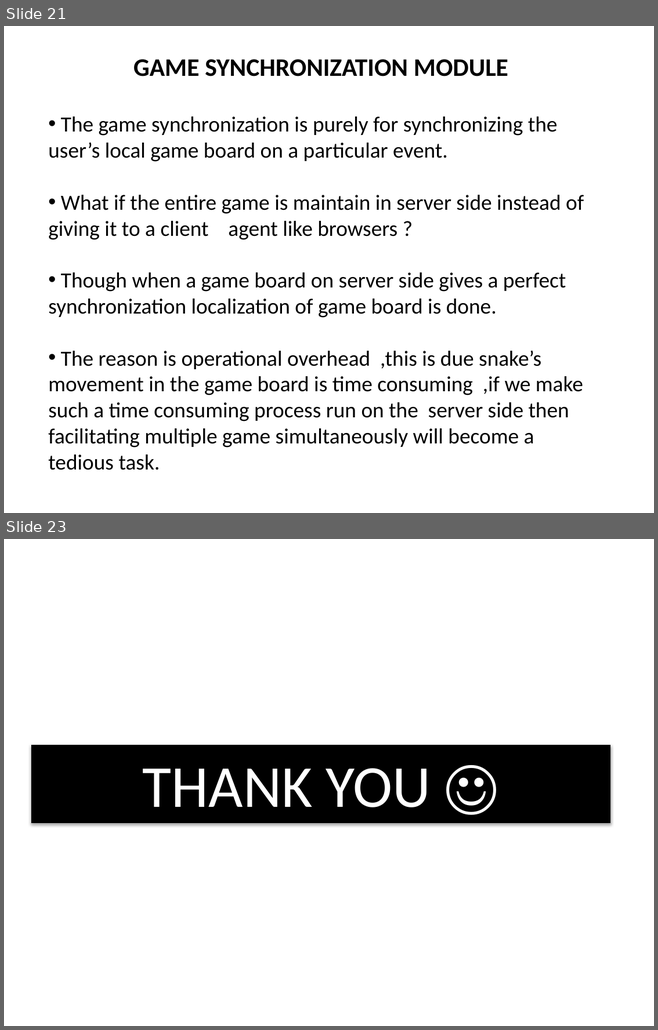
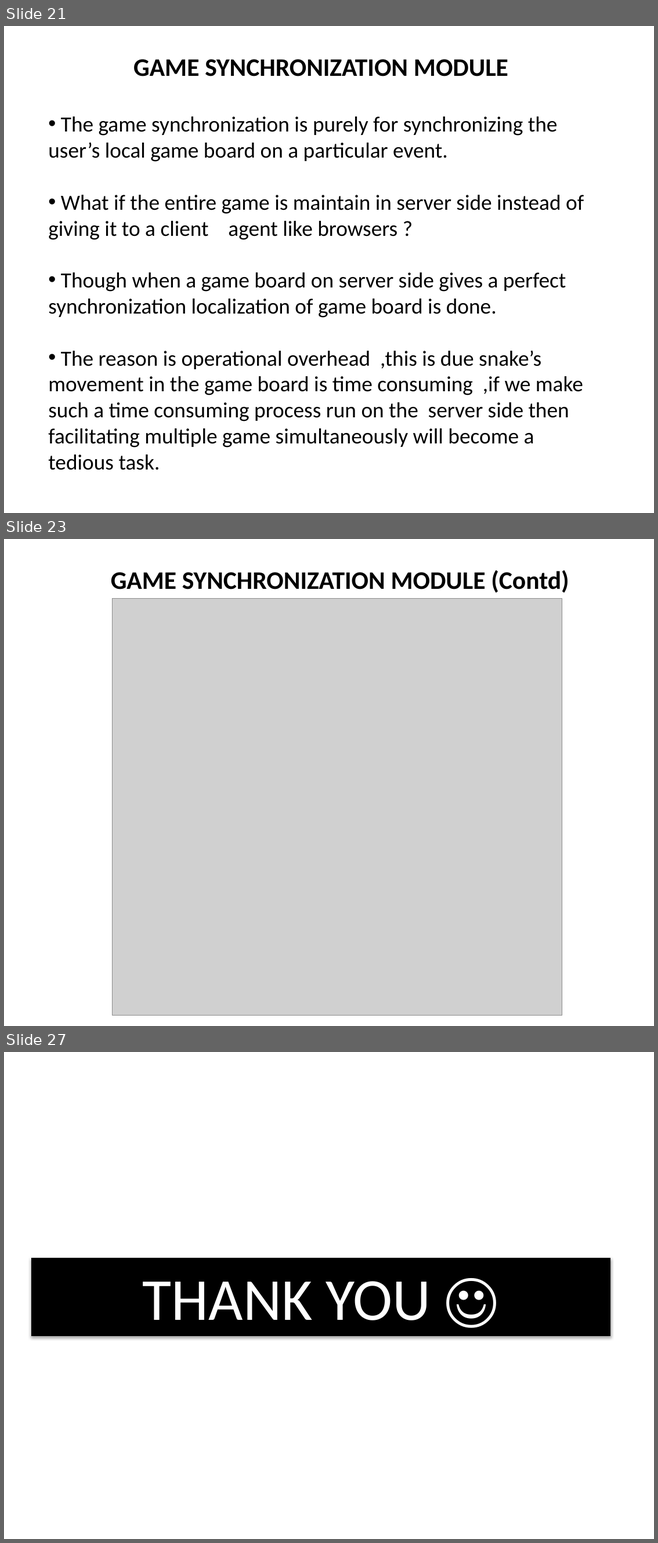
Before and after one commit to Greeny6092/Mini-Project-sem7-, a slide deck: presentation/AI BASED MULTIPLAYER SNAKE GAME(mini project).pptx. Shown one above the other, each under a label of ours: slides 21 and 23 before the commit, slides 21, 23 and 27 after it; the slides between them are not shown. The pictures are 658x1030 and 658x1543 pixels, drawn with LibreOffice and Linux fonts; fonts in the diff are those of the drawing; grey boxes stand for pictures. Boxes give left, top, right and bottom in pixels: in the first picture for what was removed or moved away, otherwise in the second. Text is boxed around its words. In the diff, an @@ line names an element or a change of style, - is before the commit and + after.

```diff
--- a/presentation/AI BASED MULTIPLAYER SNAKE GAME(mini project).pptx
+++ b/presentation/AI BASED MULTIPLAYER SNAKE GAME(mini project).pptx
@@ slide 23 added at bbox=[4, 539, 654, 1026], background #FFFFFF @@
@@ text added at bbox=[111, 570, 568, 593], 28 pt, text #000000, bold @@
+GAME SYNCHRONIZATION MODULE (Contd)
@@ picture added at bbox=[112, 599, 562, 1016] @@
@@ what was slide 23 is now slide 27 @@
```
Also in this commit, not shown: 1 slide changed, 3 other slides added, 1 other file.
